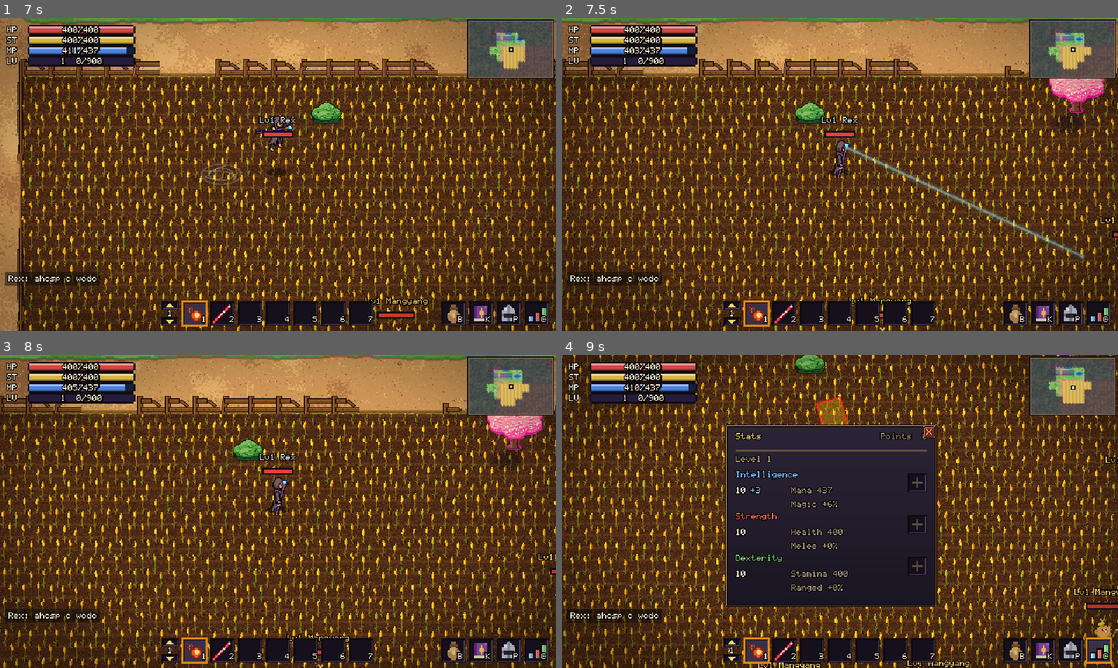
Above: before the commit, frames 1-4 (two rows, left to right).
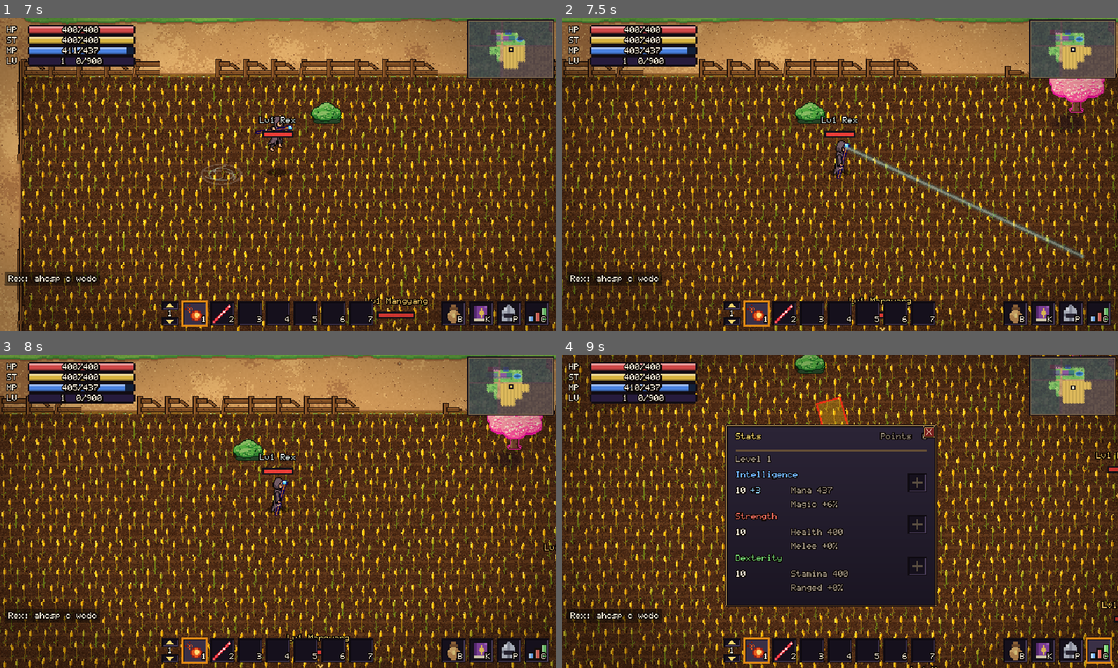
Above: after the commit, the same moments.

Repository: ivymiketwo/Dorkfall
Game: Godot game, scene res://scenes/main.tscn
The game is run twice, just before and just after one commit, with the same random seed, the same clock (stepped at 60 frames per second) and the same inputs.
Inputs (mouse positions are in pixels of both pictures, inside the frame that each line leads up to):
- Up to frame 1 (7 s): tap Enter at 0.5, 6.6 s; drag from (494, 312) to (333, 105) at 0.52 s; drag from (511, 221) to (250, 237) at 1.27 s; move the mouse to (539, 158) at 2.02 s; hold A (move_left) 2.03-2.75 s; hold H (home_teleport) 2.03-2.75 s; click (539, 158) at 2.17 s; tap C (stats) at 2.3, 3.8, 5.3 s; drag from (305, 174) to (111, 127) at 2.77 s; move the mouse to (194, 96) at 3.52 s; hold S (move_down) 3.53-4.25 s; hold P (paperdoll) 3.53-4.25 s; tap Space (jump) at 3.77, 4.07, 6.77 s; drag from (400, 158) to (194, 96) at 4.27 s; move the mouse to (166, 190) at 5.02 s; hold W (move_up) 5.03-5.75 s; hold Shift (sprint) 5.03-5.75 s; click (166, 190) at 5.17 s; drag from (333, 105) to (166, 190) at 5.77 s; move the mouse to (250, 237) at 6.52 s; hold D (move_right) from 6.53 s (still down); hold C (stats) from 6.53 s (still down)
- Up to frame 2 (7.5 s): tap Space (jump) at 7.07 s; release D (move_right) at 7.25 s; release C (stats) at 7.25 s; drag from (1006, 221) to (812, 237) at 7.27 s
- Up to frame 3 (8 s): no input
- Up to frame 4 (9 s): move the mouse to (673, 464) at 8.02 s; hold S (move_down) 8.03-8.75 s; hold C (stats) 8.03-8.75 s; tap V at 8.1 s; drag from (828, 514) to (673, 464) at 8.77 s

Frame 1 is identical in both runs. In frame 2, less than 0.1% of the frame differs, in the area x 96-100%, y 61-77%; in frame 3, 0.1%; in frame 4, 0.9%, in the area x 35-100%, y 30-100%.

Commit message:
Add Pirate Captain mob (Lv17) with 4-direction art, 7 placed along west coast
Co-Authored-By: Claude Sonnet 5.5 <noreply@anthropic.com>
Claude-Session: https://claude.ai/code/session_01UyEsHhhwY5pbE3D4yW6PxM

Diff:
--- a/scenes/main.tscn
+++ b/scenes/main.tscn
@@ -24,6 +24,7 @@
 [ext_resource type="PackedScene" path="res://scenes/wizard_shop.tscn" id="60_wizshop"]
 [ext_resource type="PackedScene" path="res://scenes/interior_wizard_shop.tscn" id="61_int_wiz"]
 [ext_resource type="PackedScene" path="res://scenes/skeleton.tscn" id="70_skel"]
+[ext_resource type="PackedScene" path="res://scenes/pirate.tscn" id="70_pirate"]
 [ext_resource type="PackedScene" path="res://scenes/crypt.tscn" id="71_crypt"]
 [ext_resource type="PackedScene" path="res://scenes/cave.tscn" id="72_cave"]
 [ext_resource type="PackedScene" path="res://scenes/bone_lord.tscn" id="73_boss"]
@@ -2175,6 +2176,27 @@
 position = Vector2(344, -593)
 level = 4
 
+[node name="PirateCaptain1" parent="Entities" instance=ExtResource("70_pirate")]
+position = Vector2(-1104, -592)
+
+[node name="PirateCaptain2" parent="Entities" instance=ExtResource("70_pirate")]
+position = Vector2(-1024, -272)
+
+[node name="PirateCaptain3" parent="Entities" instance=ExtResource("70_pirate")]
+position = Vector2(-1088, 48)
+
+[node name="PirateCaptain4" parent="Entities" instance=ExtResource("70_pirate")]
+position = Vector2(-1008, 368)
+
+[node name="PirateCaptain5" parent="Entities" instance=ExtResource("70_pirate")]
+position = Vector2(-1056, 688)
+
+[node name="PirateCaptain6" parent="Entities" instance=ExtResource("70_pirate")]
+position = Vector2(-976, 1008)
+
+[node name="PirateCaptain7" parent="Entities" instance=ExtResource("70_pirate")]
+position = Vector2(-1040, 1328)
+
 [node name="Crypt1" parent="Entities" unique_id=382195656 instance=ExtResource("71_crypt")]
 position = Vector2(225, -764)
 
--- /dev/null
+++ b/scenes/pirate.tscn
@@ -0,0 +1,47 @@
+[gd_scene load_steps=7 format=3]
+
+[ext_resource type="Script" path="res://scripts/pirate.gd" id="1_script"]
+[ext_resource type="Texture2D" path="res://art/pirate.png" id="2_tex"]
+[ext_resource type="Script" path="res://scripts/stats.gd" id="3_stats"]
+[ext_resource type="Script" path="res://scripts/nameplate.gd" id="4_nameplate"]
+[ext_resource type="Resource" path="res://items/coins.tres" id="5_coins"]
+
+[sub_resource type="CapsuleShape2D" id="CapsuleShape2D_body"]
+radius = 4.5
+height = 14.0
+
+[node name="PirateCaptain" type="CharacterBody2D"]
+collision_mask = 3
+motion_mode = 1
+script = ExtResource("1_script")
+display_name = "Pirate Captain"
+level = 17
+xp_reward = 30
+drop_item = ExtResource("5_coins")
+drop_min = 40
+drop_max = 90
+respawn_time = 20.0
+
+[node name="Sprite2D" type="Sprite2D" parent="."]
+texture = ExtResource("2_tex")
+offset = Vector2(0, -24)
+scale = Vector2(0.5, 0.5)
+hframes = 10
+vframes = 4
+
+[node name="CollisionShape2D" type="CollisionShape2D" parent="."]
+position = Vector2(0, -7)
+shape = SubResource("CapsuleShape2D_body")
+
+[node name="Stats" type="Node" parent="."]
+script = ExtResource("3_stats")
+max_health = 140.0
+max_stamina = 50.0
+max_mana = 50.0
+health_regen = 1.0
+
+[node name="Nameplate" type="Node2D" parent="."]
+z_index = 10
+position = Vector2(0, -27)
+script = ExtResource("4_nameplate")
+bar_width = 26
--- /dev/null
+++ b/scripts/pirate.gd
@@ -0,0 +1,32 @@
+extends "res://scripts/skeleton.gd"
+## Pirate Captain: same brawler AI as the skeleton (chase, red lane telegraph,
+## lunge) but with a 4-direction idle/walk sheet.
+## Sheet: art/pirate.png, 64px cells, 10 columns x 4 rows.
+## Columns 0-3 idle, 4-9 walk. Rows: down, up, left, right.
+
+var _face := 0
+
+
+func _animate(move: Vector2) -> void:
+	sprite.flip_h = false
+	sprite.rotation = 0.0
+	var dir := move
+	if _lunging > 0.0:
+		dir = _lunge_dir
+	elif _winding > 0.0:
+		dir = _lunge_dir
+	if dir != Vector2.ZERO:
+		if absf(dir.x) > absf(dir.y):
+			_face = 2 if dir.x < 0.0 else 3
+		else:
+			_face = 0 if dir.y > 0.0 else 1
+	var col := 0
+	if _lunging > 0.0 or _recover > 0.0:
+		col = 6                       # mid-stride pose for the dash
+	elif _winding > 0.0:
+		col = int(_t * 5.0) % 4       # idle while winding up
+	elif move != Vector2.ZERO:
+		col = 4 + int(_t * 9.0) % 6
+	else:
+		col = int(_t * 4.0) % 4
+	sprite.frame_coords = Vector2i(col, _face)
Binary file added: art/pirate.png
Not shown, added: art/pirate.png.import
